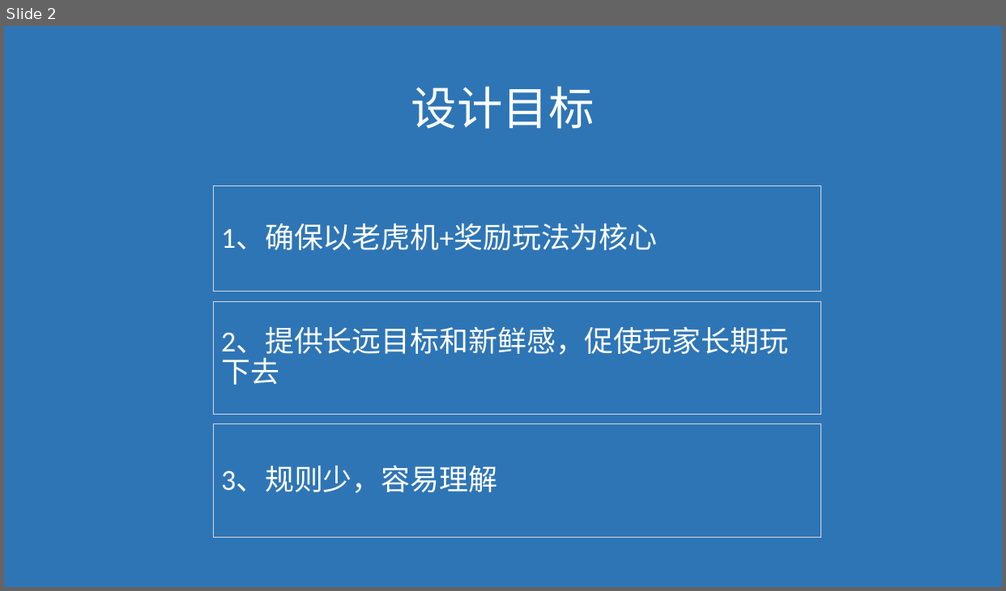
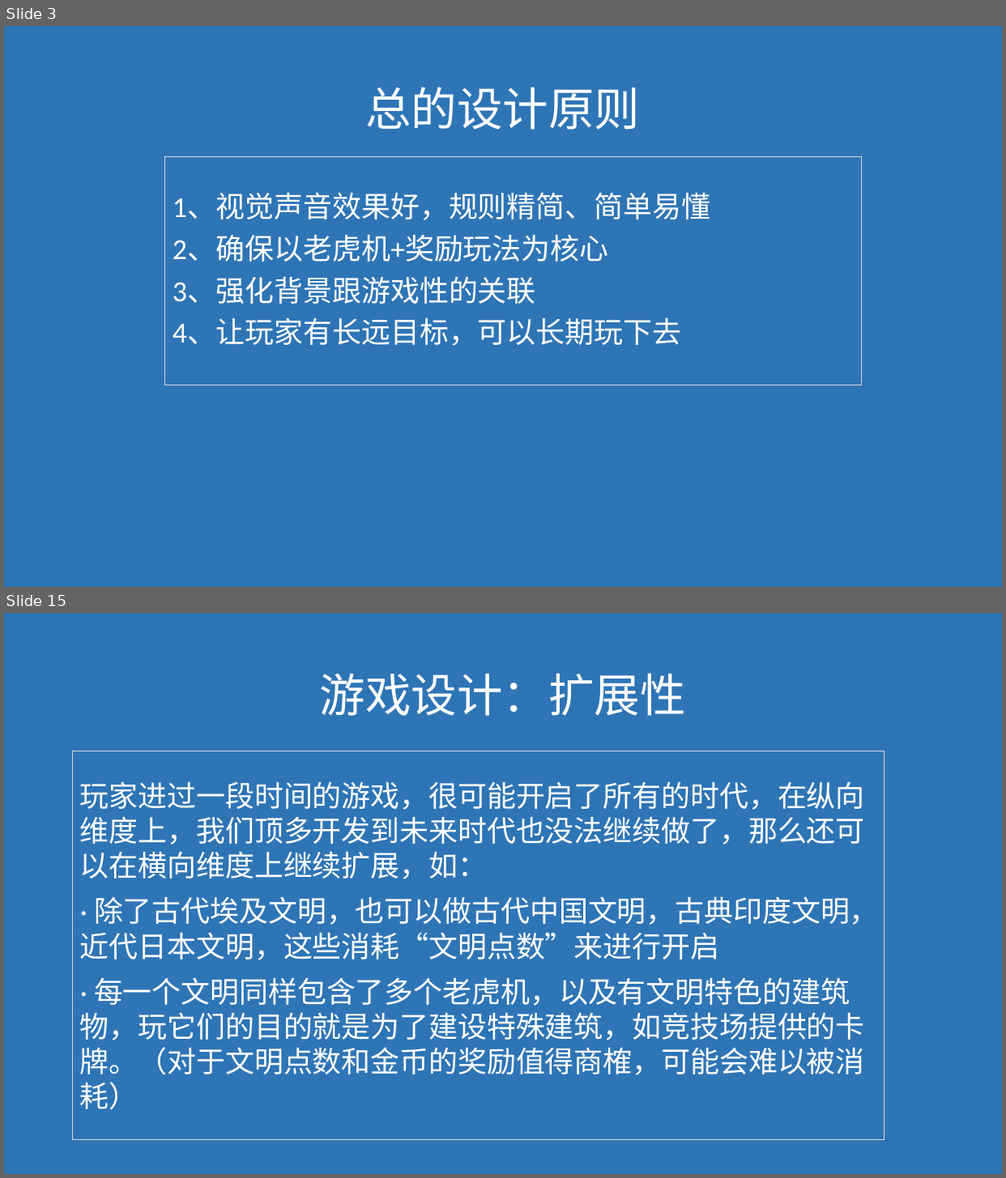
Before and after one commit to janryf/mygame, a slide deck: 构想.pptx. Shown one above the other, each under a label of ours: slide 2 before the commit, slides 3 and 15 after it; the slides between them are not shown. The pictures are 1006x591 and 1006x1178 pixels, drawn with LibreOffice and Linux fonts; fonts in the diff are those of the drawing. Boxes give left, top, right and bottom in pixels: in the first picture for what was removed or moved away, otherwise in the second. Text is boxed around its words. In the diff, an @@ line names an element or a change of style, - is before the commit and + after.

```diff
--- a/构想.pptx
+++ b/构想.pptx
@@ slide 15 added at box(4, 613, 1002, 1174), background #2E75B6 @@
@@ text added at box(320, 673, 686, 716), 44 pt, text #FFFFFF @@
+游戏设计：扩展性
@@ rectangle added at box(73, 752, 884, 1140), outline #D9D9D9 0.75 pt dashed, 28 pt, text #FFFFFF @@
+玩家进过一段时间的游戏，很可能开启了所有的时代，在纵向维度上，我们顶多开发到未来时代也没法继续做了，那么还可以在横向维度上继续扩展，如：
+· 除了古代埃及文明，也可以做古代中国文明，古典印度文明，近代日本文明，这些消耗“文明点数”来进行开启
+· 每一个文明同样包含了多个老虎机，以及有文明特色的建筑物，玩它们的目的就是为了建设特殊建筑，如竞技场提供的卡牌。（对于文明点数和金币的奖励值得商榷，可能会难以被消耗）
@@ what was slide 2 is now slide 3 @@
@@ slide 3 changed as well @@
@@ text at box(365, 87, 640, 130): text changed @@
-设计目标
+总的设计原则
@@ rectangle "1、视觉声音效果好，规则精简、简单易懂": place and size @@
-rectangle "1、视觉声音效果好，规则精简、简单易懂" at box(214, 186, 821, 291)
+rectangle "1、视觉声音效果好，规则精简、简单易懂" at box(165, 157, 862, 386)
@@ text in rectangle at box(172, 194, 710, 346): text changed @@
-1、确保以老虎机+奖励玩法为核心
+1、视觉声音效果好，规则精简、简单易懂
+2、确保以老虎机+奖励玩法为核心
+3、强化背景跟游戏性的关联
+4、让玩家有长远目标，可以长期玩下去
@@ rectangle removed at box(214, 301, 821, 415) @@
-2、提供长远目标和新鲜感，促使玩家长期玩下去
@@ rectangle removed at box(214, 425, 821, 537) @@
-3、规则少，容易理解
```
Also in this commit, not shown: 16 other slides added, 6 slides removed, 7 other files.
